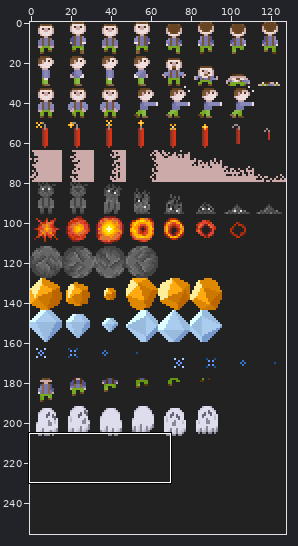
File history of a sprite sheet, res/sprites.png. Above: a wide view before the commit, with the close-up outlined.
Close-up. Before the commit:
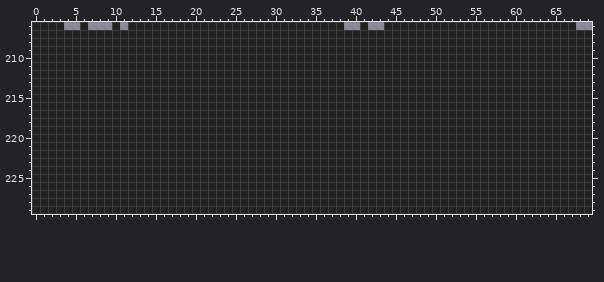
The file is 128x256 pixels. Shown: x 0..69, y 206..229.
Once edited:
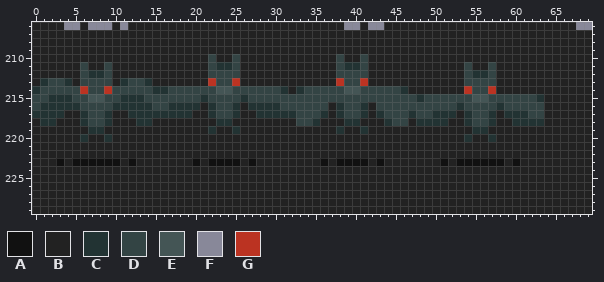
Palette (. is transparent): A #111111  B #222222  C #223333  D #334444  E #445555  F #888899  G #bb3322
Changes in this commit:
@@ x 0..69 @@
 209 BBBBBBBBBBBBBBBBBBBBBBBBBBBBBBBBBBBBBBBBBBBBBBBBBBBBBBBBBBBBBBBBBBBBBB
-210 BBBBBBBBBBBBBBBBBBBBBBBBBBBBBBBBBBBBBBBBBBBBBBBBBBBBBBBBBBBBBBBBBBBBBB
-211 BBBBBBBBBBBBBBBBBBBBBBBBBBBBBBBBBBBBBBBBBBBBBBBBBBBBBBBBBBBBBBBBBBBBBB
-212 BBBBBBBBBBBBBBBBBBBBBBBBBBBBBBBBBBBBBBBBBBBBBBBBBBBBBBBBBBBBBBBBBBBBBB
-213 BBBBBBBBBBBBBBBBBBBBBBBBBBBBBBBBBBBBBBBBBBBBBBBBBBBBBBBBBBBBBBBBBBBBBB
-214 BBBBBBBBBBBBBBBBBBBBBBBBBBBBBBBBBBBBBBBBBBBBBBBBBBBBBBBBBBBBBBBBBBBBBB
-215 BBBBBBBBBBBBBBBBBBBBBBBBBBBBBBBBBBBBBBBBBBBBBBBBBBBBBBBBBBBBBBBBBBBBBB
-216 BBBBBBBBBBBBBBBBBBBBBBBBBBBBBBBBBBBBBBBBBBBBBBBBBBBBBBBBBBBBBBBBBBBBBB
-217 BBBBBBBBBBBBBBBBBBBBBBBBBBBBBBBBBBBBBBBBBBBBBBBBBBBBBBBBBBBBBBBBBBBBBB
-218 BBBBBBBBBBBBBBBBBBBBBBBBBBBBBBBBBBBBBBBBBBBBBBBBBBBBBBBBBBBBBBBBBBBBBB
-219 BBBBBBBBBBBBBBBBBBBBBBBBBBBBBBBBBBBBBBBBBBBBBBBBBBBBBBBBBBBBBBBBBBBBBB
-220 BBBBBBBBBBBBBBBBBBBBBBBBBBBBBBBBBBBBBBBBBBBBBBBBBBBBBBBBBBBBBBBBBBBBBB
+210 BBBBBBBBBBBBBBBBBBBBBBDBBDBBBBBBBBBBBBDBBDBBBBBBBBBBBBBBBBBBBBBBBBBBBB
+211 BBBBBBDBBDBBBBBBBBBBBBDCCDBBBBBBBBBBBBDCCDBBBBBBBBBBBBDBBDBBBBBBBBBBBB
+212 BBBBBBDCCDBBBBBBBBBBBBDDDDBBBBBBBBBBBBDDDDBBBBBBBBBBBBDCCDBBBBBBBBBBBB
+213 BCDDCBDDDDBCDDCBBBBBBBGDDGBBBBBBBBBBBBGDDGBBBBBBBBBBBBDDDDBBBBBBBBBBBB
+214 CDDDDDGDDGDDDDDCCDDDDDDEEDDDDDDCBCDDDDDEEDDDDDCBBBBBBBGDDGBBBBBBBBBBBB
+215 DDCCCDDEEDDCCCDDDDDDDCDDDDCDDDDDDDDDDDDDDDDDDDDDCDDDDDDEEDDDDDDCBBBBBB
+216 DCCCCCDDDDCCCCCDDCCCCBCDDCBCCCCDDDDDDBCDDCBDDDDDDDDDDCDDDDCDDDDDBBBBBB
+217 CCCCBBCDDCBBCCCCCCCCBBCDDCBBCCCCCDDDCBCDDCBCDDDCDDCCCBCDDCBCCCDDBBBBBB
+218 BCCBBBCDDCBBBCCBBBBBBBBCCBBBBBBBBDDCBBBCCBBBCDDBCCCCBBCDDCBBCCCCBBBBBB
+219 BBBBBBBCCBBBBBBBBBBBBBCBBCBBBBBBBBBBBBCBBCBBBBBBBBBBBBBCCBBBBBBBBBBBBB
+220 BBBBBBCBBCBBBBBBBBBBBBBBBBBBBBBBBBBBBBBBBBBBBBBBBBBBBBCBBCBBBBBBBBBBBB
 221 BBBBBBBBBBBBBBBBBBBBBBBBBBBBBBBBBBBBBBBBBBBBBBBBBBBBBBBBBBBBBBBBBBBBBB
 222 BBBBBBBBBBBBBBBBBBBBBBBBBBBBBBBBBBBBBBBBBBBBBBBBBBBBBBBBBBBBBBBBBBBBBB
-223 BBBBBBBBBBBBBBBBBBBBBBBBBBBBBBBBBBBBBBBBBBBBBBBBBBBBBBBBBBBBBBBBBBBBBB
+223 BBBABAAAAAABABBBBBBBABAAAABABBBBBBBBABAAAABABBBBBBBABAAAAAABABBBBBBBBB
 224 BBBBBBBBBBBBBBBBBBBBBBBBBBBBBBBBBBBBBBBBBBBBBBBBBBBBBBBBBBBBBBBBBBBBBB
Boxes around the changes in both close-ups, in picture pixels (x1, y1, x2, y2):
changed: (32, 54, 544, 166)
